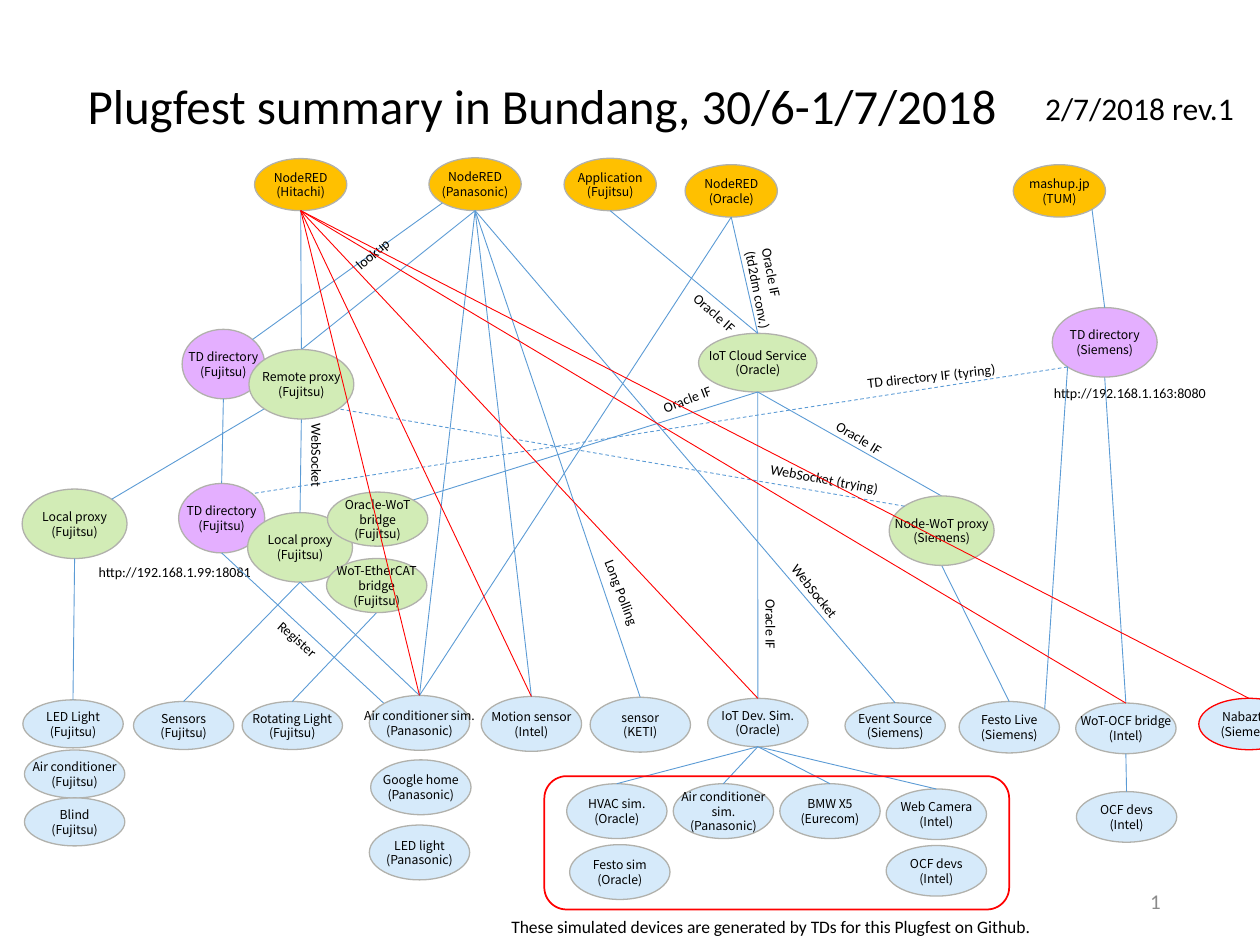
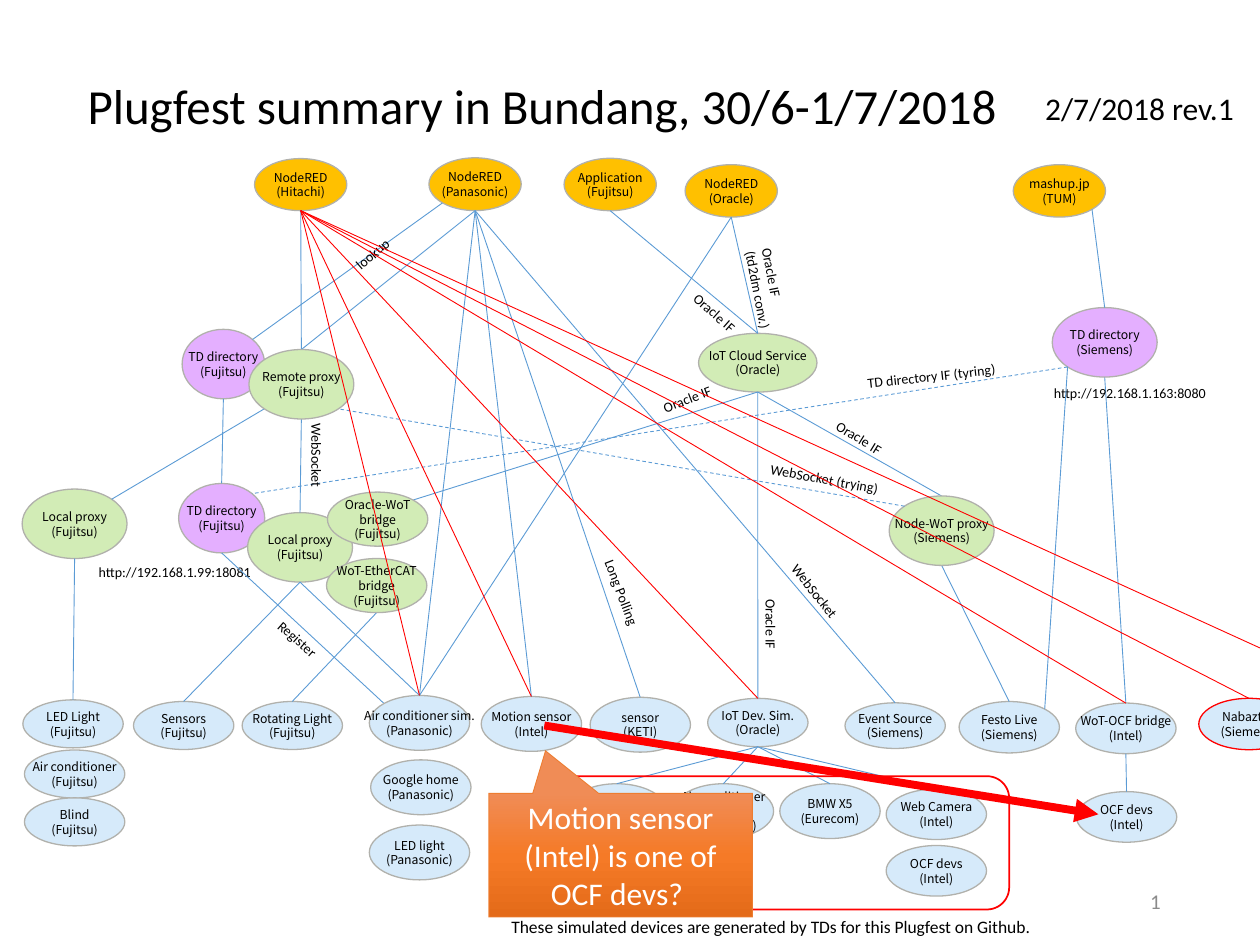
Before and after one commit to w3c/wot, a slide deck: slide 1 of plugfest/2018-bundang/PlugfestSummary_rev1_hitachi.pptx. Drawn at 1260x945 pixels with LibreOffice and Linux fonts; fonts in the diff are those of the drawing. Boxes give left, top, right and bottom in pixels: in the first picture for what was removed or moved away, otherwise in the second. Text is boxed around its words. In the diff, an @@ line names an element or a change of style, - is before the commit and + after.

Commit message:
Add more connections.

```diff
--- a/plugfest/2018-bundang/PlugfestSummary_rev1_hitachi.pptx
+++ b/plugfest/2018-bundang/PlugfestSummary_rev1_hitachi.pptx
@@ line added from (301, 210) to (1260, 698), #FF0000 0.5 pt @@
@@ arrow added from (544, 726) to (1099, 814), #FF0000 4.5 pt @@
@@ speech box added at [489, 794, 752, 917], fill gradient #F18C57 to #F67B28 to #E56C19, outline #ED7D31 0.5 pt, 18 pt, text #FFFFFF @@
+Motion sensor (Intel) is one of OCF devs?
```
